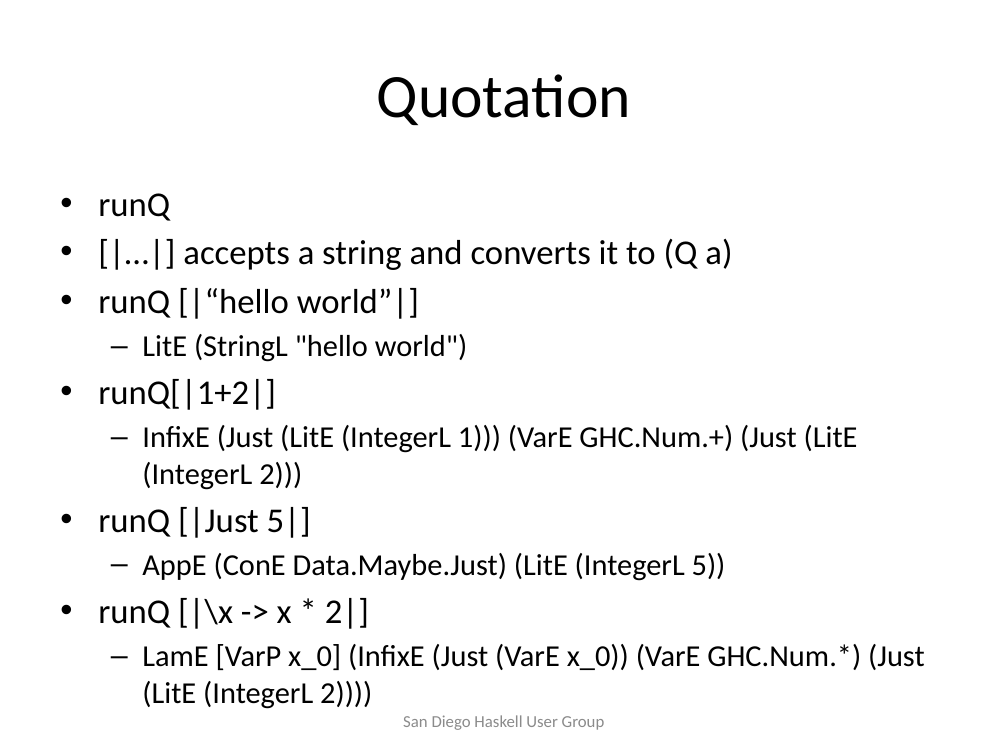
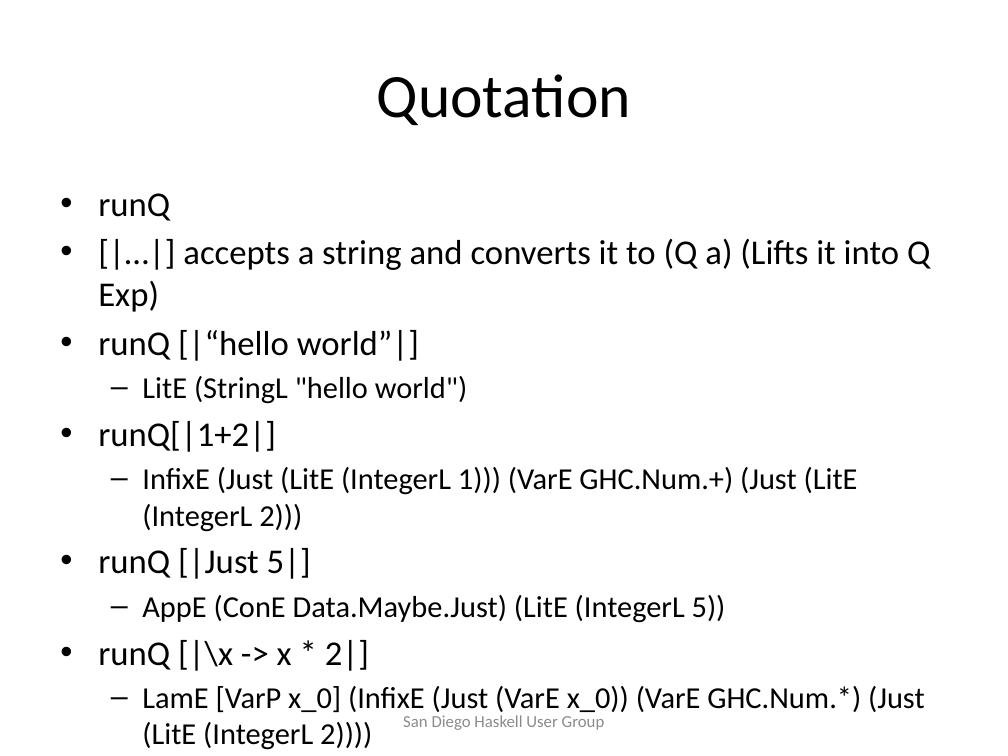
Before and after one commit to ahorjia/MiscHaskell, a slide deck: slide 7 of TH/THPresentation.pptx. Drawn at 1008x756 pixels with LibreOffice and Linux fonts; fonts in the diff are those of the drawing. Boxes give left, top, right and bottom in pixels: in the first picture for what was removed or moved away, otherwise in the second. Text is boxed around its words. In the diff, an @@ line names an element or a change of style, - is before the commit and + after.

```diff
--- a/TH/THPresentation.pptx
+++ b/TH/THPresentation.pptx
@@ text at box(98, 238, 930, 312): text changed @@
-• [|…|] accepts a string and converts it to (Q a)
+• [|…|] accepts a string and converts it to (Q a) (Lifts it into Q Exp)
```
Also in this commit, not shown: 1 other slide changed, 1 slide added, 2 other files.
